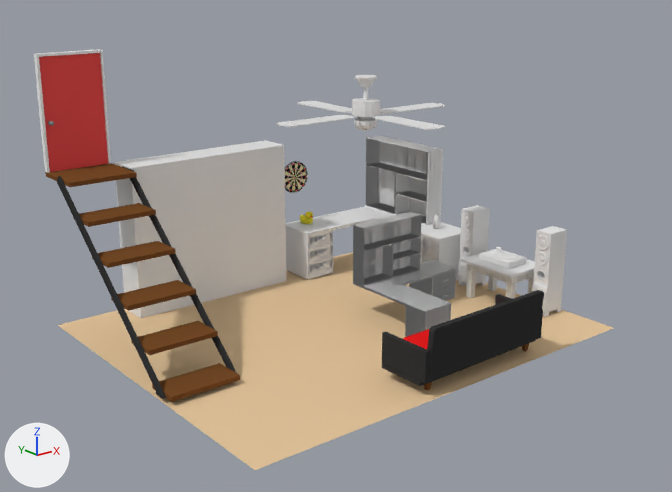
The Blender file HackerMan/Assets/Assets/Meshes/room scene.blend, before and after one commit.
The view is the same before and after, from a camera (50 mm lens) standing at (-32.7, -38.3, 19.8) and looking at (-2.6, -0.7, 4.8). Lighting does not change. The marker at lower left points along +X, +Y and +Z.

The first picture shows 'L_desk', 'L_desk_proxy', 'Retro Encabulator', 'Room', 'blade0', 'blade1', 'blade2', 'blade3', 'couch', 'door', 'legs.002', 'record_player_body', 'shelves.001', 'shelves_proxy', 'stair_rail', 'steps', 'tower_speaker1', 'tower_speaker2'.
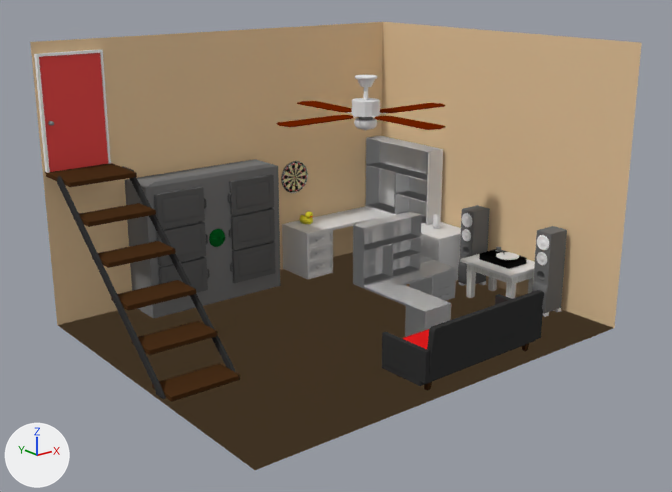
Where the change shows, as pixel boxes (x1, y1, x2, y2) in the pictures (672 x 492 px):
'Room', reshaped (10% wider, 105% taller): before (58, 252, 613, 470); after (30, 22, 642, 470)
'Retro Encabulator', reshaped, moved, turned: before (114, 140, 286, 318); after (125, 159, 281, 319)
'steps', recoloured: (45, 163, 240, 402) in both
'tower_speaker1', recoloured: (532, 226, 567, 313) in both
'encabulator_door.002', now drawn: after (154, 186, 207, 229)
'encabulator_door.001', added: after (228, 174, 274, 215)
'encabulator_door.004', added: after (229, 209, 275, 250)
'tower_speaker2', recoloured: (458, 205, 490, 284) in both
'encabulator_door.005', added: after (230, 242, 276, 283)
'encabulator_door', now drawn: after (157, 222, 208, 266)
'encabulator_door.003', now drawn: after (159, 257, 210, 293)
'record_player_body', recoloured: (479, 249, 527, 269) in both
'blade0', recoloured (white to brown): (375, 116, 446, 130) in both
'blade1', recoloured (white to brown): (276, 115, 353, 127) in both
'blade3', recoloured (white to brown): (380, 103, 445, 113) in both
'blade2', recoloured (white to brown): (297, 101, 352, 113) in both
'Tracer_Core', now drawn: after (209, 229, 225, 247)
'legs.002', recoloured: (397, 344, 529, 390) in both

The change, as a diff of the scene's bpy script:
```diff
--- a/HackerMan/Assets/Assets/Meshes/room scene.blend.py
+++ b/HackerMan/Assets/Assets/Meshes/room scene.blend.py
@@ mat_material_002 @@
 mat_material_002 = diffuse_material('Material.002')
-mat_material_002.base_color = (0.8, 0.8, 0.8)  # white #e7e7e7
+mat_material_002.base_color = (0.168, 0.168, 0.168)  # grey #727272
@@ mat_material_005 @@
 mat_material_005 = diffuse_material('Material.005')
-mat_material_005.base_color = (0.183, 0.0721, 0.0218)  # brown #774c29
+mat_material_005.base_color = (0.0685, 0.0288, 0.00994)  # brown #4a2f19
@@ me_cube_007 @@
-me_cube_007.from_pydata(...)  # 8 vertices, 6 faces; spans x -5.1..5.25, y -1.0..1.0, z -1.0..7.86
+me_cube_007.from_pydata(...)  # 442 vertices, 406 faces; spans x -4.01..4.04, y -4.5..4.48, z -2.31..0.22
+# me_cube_007 part 2: 8 vertices removed from x -5.1..5.25, y -1.0..1.0, z -1.0..7.86; 442 vertices added at x -4.01..4.04, y -4.5..4.48, z -2.31..0.22
+me_cube_007.materials.append(mat_material_012)  # grey #7b7b7b
@@ me_plane @@
 # used by ob_room; location = (0.0, 0.0, -0.24); scale = (1.0, 1.0, 1.39)
-me_plane.from_pydata(...)  # 4 vertices, 1 face; spans x -14.3..10.0, y -10.0..10.0, z 0.0
+me_plane.from_pydata(...)  # 11 vertices, 8 faces; spans x -14.3..10.0, y -10.0..10.0, z 0.0..11.3
+# me_plane part 1
+# 1 face is deleted
+# 7 vertices are added at x -14.3..10.0, y -10.0..10.0, z 0.0..11.3
+# 8 new faces join them
 me_plane.materials.append(mat_material_006)
@@ me_plane_001 @@
 me_plane_001.from_pydata(...)  # 40 vertices, 38 faces; spans x -4.89..-4.76, y 0.32..2.33, z -1.35..1.36
+me_plane_001.materials.append(mat_blades)  # brown #6e2100
@@ me_plane_002 @@
 me_plane_002.from_pydata(...)  # 40 vertices, 38 faces; spans x -4.89..-4.76, y 0.32..2.33, z -1.35..1.36
+me_plane_002.materials.append(mat_blades)  # brown #6e2100
@@ me_plane_003 @@
 me_plane_003.from_pydata(...)  # 40 vertices, 38 faces; spans x -4.89..-4.76, y 0.32..2.33, z -1.35..1.36
+me_plane_003.materials.append(mat_blades)  # brown #6e2100
@@ me_plane_004 @@
 me_plane_004.from_pydata(...)  # 40 vertices, 38 faces; spans x -4.89..-4.76, y 0.32..2.33, z -1.35..1.36
+me_plane_004.materials.append(mat_blades)  # brown #6e2100
@@ me_cube_001 @@
 me_cube_001.from_pydata(...)  # 36 vertices, 32 faces; spans x -1.3..1.3, y -1.6..6.2, z -21.8..1.0
-me_cube_001.materials.append(mat_material_001)  # white #e7e7e7
+me_cube_001.materials.append(mat_eyes)
@@ ob_retro_encabulator @@
 ob_retro_encabulator = bpy.data.objects.new('Retro Encabulator', me_cube_007)
-ob_retro_encabulator.location = (-5.02, 8.97, 0.76)
+ob_retro_encabulator.location = (-5.08, 7.69, 3.77)
+ob_retro_encabulator.rotation_euler = (1.571, -1.571, 0.0)  # degrees (90, -90, 0)
@@ ob_encabulator_door_005 @@
+ob_encabulator_door_005 = bpy.data.objects.new('encabulator_door.005', me_panel_door_004)  # 97 vertices, 97 faces; spans x -1.0..1.0, y -1.58..1.7, z -0.1..0.13; in mat_door_2 (dark grey #626262)
+ob_encabulator_door_005.parent = ob_retro_encabulator
+ob_encabulator_door_005.location = (-2.008, -2.47, 0.1)
@@ ob_encabulator_door_004 @@
+ob_encabulator_door_004 = bpy.data.objects.new('encabulator_door.004', me_panel_door_004.copy())
+ob_encabulator_door_004.parent = ob_retro_encabulator
+ob_encabulator_door_004.location = (0.142, -2.47, 0.1)
@@ ob_encabulator_door_001 @@
+ob_encabulator_door_001 = bpy.data.objects.new('encabulator_door.001', me_panel_door_004.copy())
+ob_encabulator_door_001.parent = ob_retro_encabulator
+ob_encabulator_door_001.location = (2.292, -2.47, 0.1)
```
